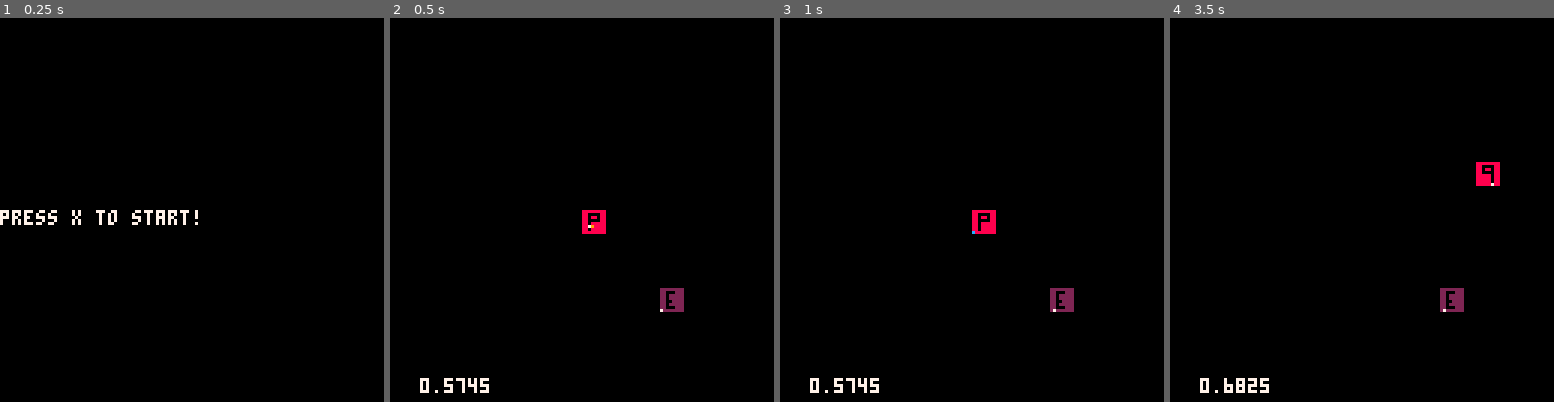
Above: before the commit, frames 1-4 (left to right).
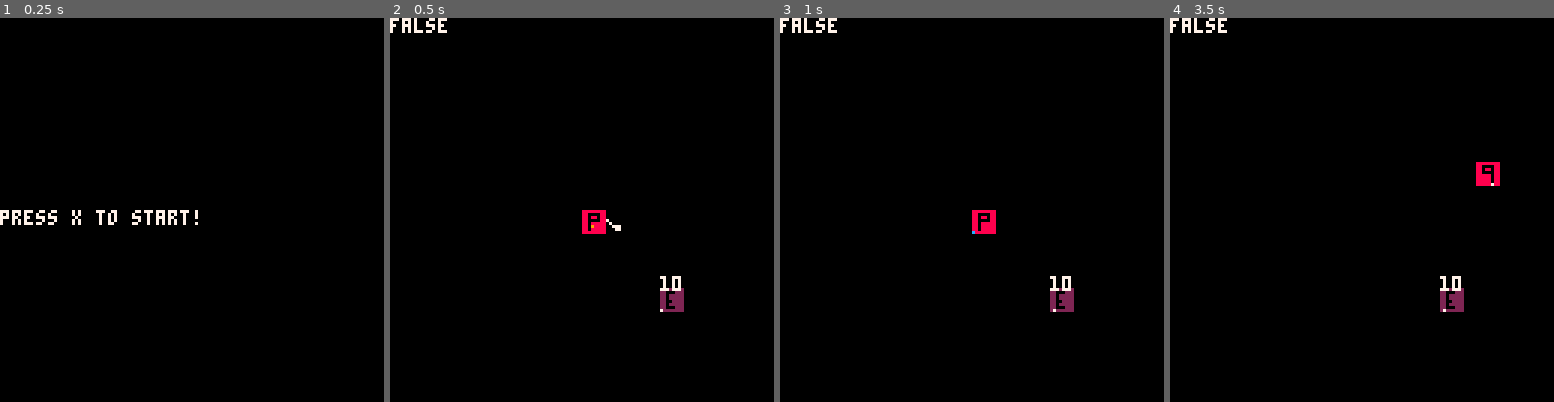
Above: after the commit, the same moments.

Repository: FrederikHR/GDB
Game: PICO-8 cartridge NewGame/main.p8
Two runs of this game, one before a commit and one after it. Both use one fixed random seed, a clock stepped at 60 frames per second and the inputs below.
Inputs:
- Up to frame 1 (0.25 s): no input
- Up to frame 2 (0.5 s): tap X (X key) at 0.33 s
- Up to frame 3 (1 s): tap O (Z key) at 0.7 s
- Up to frame 4 (3.5 s): tap X (X key) at 1.07, 1.85, 2.97 s; hold Right 1.6-2.1 s; tap O (Z key) every 0.4 s from 1.7 to 3.3 s; hold Up 2.15-2.42 s; hold Right 2.47-3.03 s; hold Left from 3.08 s (still down)

Frame 1 is identical in both runs. In frame 2, 0.8% of the frame differs, in the area x 0-76%, y 0-98%; in frame 3, 0.7%; in frame 4, 0.8%.

Commit message:
attack collision works

Diff:
--- a/NewGame/main.p8
+++ b/NewGame/main.p8
@@ -6,10 +6,14 @@
 #include scripts/scenes/menu.lua
 #include scripts/scenes/game.lua
 #include scripts/entities/player.lua
+#include scripts/entities/enemy.lua
 #include scripts/gear/lib.lua
 #include scripts/gear/item.lua
 #include scripts/utils/utils.lua
-#include scripts/entities/enemy.lua
+#include scripts/utils/collision.lua
+#include scripts/utils/logging.lua
+
+
 
 -->8
 --
--- a/NewGame/scripts/entities/enemy.lua
+++ b/NewGame/scripts/entities/enemy.lua
@@ -16,7 +16,7 @@
     e.dx=0
     e.dy=0
     e.sz=1
-    e.acc=1
+    e.acc=0.2
 
     e.health=lvl*10
     e.max_health=lvl*10
@@ -38,16 +38,17 @@
 
 function draw_enemy(e)
     spr(abs(e.spr),e.x,e.y,e.sz,e.sz,e.flp)
-    print(dist(e,p),10,120)
+    print(e.health,e.x,e.y-4,7)
 end
 
 function move_enemy(e)
     e.dx=0
     e.dy=0
-    if dist(e,p)*64 < 20 then
+    if dist(e,p)*64 < 10 then
         local dir = atan2(p.x-e.x,p.y-e.y)
         e.dx += cos(dir)
         e.dy += sin(dir)
+        e.play="walk"
     else
         e.play="idle"
     end
--- a/NewGame/scripts/entities/player.lua
+++ b/NewGame/scripts/entities/player.lua
@@ -12,6 +12,9 @@
 p={}
 atk={
     spr=0,
+    x=0,
+    y=0,
+    sz=1,
     dir={1,0},
     play="idle",
     anims=atk_anims
@@ -32,12 +35,13 @@
     p.flp=false
     p.attack=false
     p.aframe=0
+    p.max_aframe=10
 end
 
 function update_player()
     if (p.attack) p.aframe+=1
     --if attack is done, reset
-    if p.aframe==10 then
+    if p.aframe==p.max_aframe then
         atk.play="idle"
         p.play="idle"
         p.aframe=0
@@ -50,7 +54,6 @@
 end
 
 function draw_player()
-    spr(abs(atk.spr),p.x+atk.dir[1]*8,p.y+atk.dir[2]*8,p.sz,p.sz,p.flp)
     spr(abs(p.spr),p.x,p.y,p.sz,p.sz,p.flp)
 end
 
@@ -58,7 +61,8 @@
     p.dx=0
     p.dy=0
 
-    local dir={0,0}
+    local dir=atk.dir
+    local updown=false
 
     if btn(⬅️) then
         p.dx-=p.acc
@@ -79,19 +83,29 @@
         p.play="walk"
         p.pressarrow=true
         dir[2]=-1
+        updown=true
     end
     if btn(⬇️) then
         p.dy+=p.acc
         p.play="walk"
         p.pressarrow=true
         dir[2]=1
+        updown=true
     end
 
     -- if no arrow presses and no attack, idle animation
-    if (not p.pressarrow and not p.attack) p.play="idle"
+    if (not p.pressarrow and not p.attack) then
+        p.play="idle"
+    end
     p.pressarrow=false
 
+    -- update attack
+    if (not updown) dir[2]=0
     atk.dir=dir
+    atk.x=p.x+atk.dir[1]*8
+    atk.y=p.y+atk.dir[2]*8
+
+    --update position
     p.x+=p.dx
     p.y+=p.dy
 end
@@ -109,4 +123,18 @@
             p.attack=true
         end
     end
+    atk_collide()
 end
+
+function atk_collide()
+    if p.aframe==p.max_aframe\2 then
+        for _,e in pairs(enemies) do
+            if (collide_sprite(atk,"atk",e)) e.health-=1
+        end
+    end
+end
+
+function draw_attack()
+    spr(abs(atk.spr),atk.x,atk.y,atk.sz,atk.sz,p.flp)
+    print(collide_sprite(atk,"atk",enemies[1]),0,0)
+end
--- a/NewGame/scripts/scenes/game.lua
+++ b/NewGame/scripts/scenes/game.lua
@@ -10,6 +10,7 @@
     for _,e in pairs(enemies) do
         draw_enemy(e)
     end
+    draw_attack()
 end
 
 function game_update()
--- a/NewGame/scripts/utils/collision.lua
+++ b/NewGame/scripts/utils/collision.lua
@@ -60,14 +60,14 @@
 	elseif aim=="down" then
 		x1=x+2      y1=y+h
 		x2=x+w-2    y2=y+h
- elseif aim=="center" then
+    elseif aim=="center" then
 		x1=x+2      y1=y+2
 		x2=x+w-2    y2=y+h-2
+    elseif aim=="atk" then
+        x1=x        y1=y
+        x2=x+w      y2=y+h
 	end
 
-	--pixels to tiles
-	--x1/=8 y1/=8
-	--x2/=8 y2/=8
 	if not((obj2.x > x2)
 	or (obj2.y > y2)
 	or ((obj2.x+obj2.sz) < x1)
--- /dev/null
+++ b/NewGame/scripts/utils/logging.lua
@@ -0,0 +1,3 @@
+function log(text,overwrite)
+    printh(text,"log",overwrite)
+end
Not shown, added: NewGame/log.p8l
